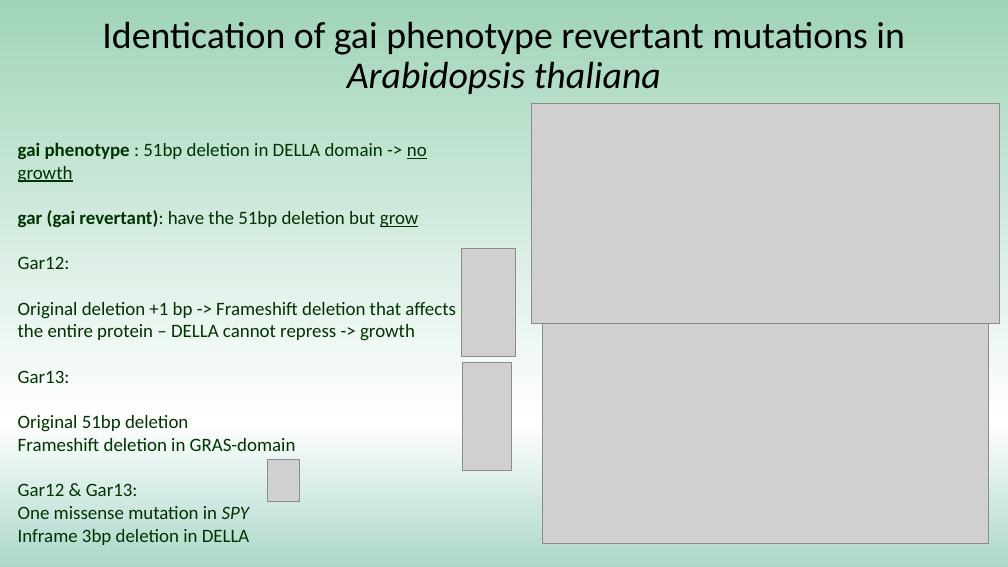
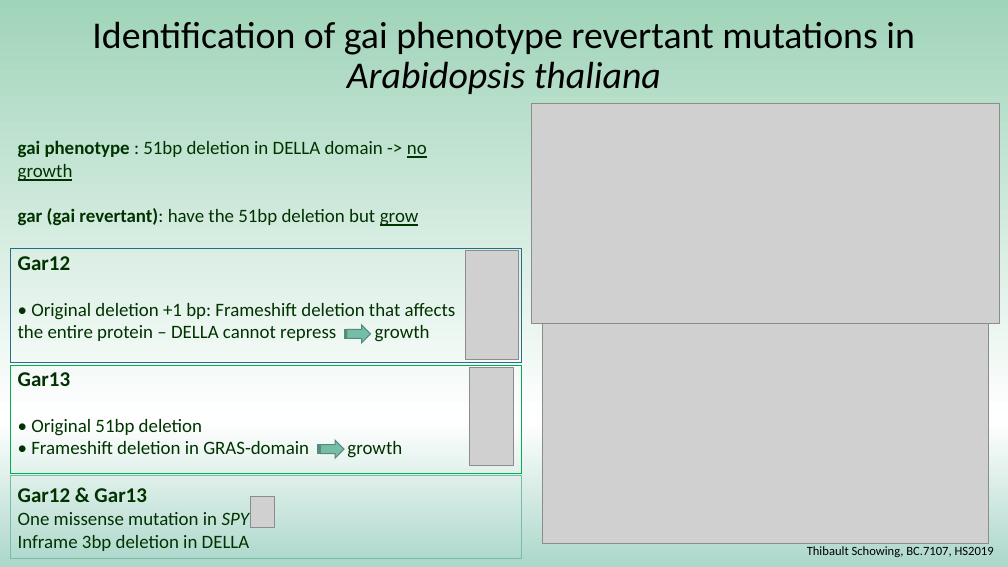
Before and after one commit to ThibaultSchowing/bioinfo_insillico, a slide deck: slide 2 of Presentation/BC7107_Schowing.pptx. Drawn at 1008x567 pixels with LibreOffice and Linux fonts; fonts in the diff are those of the drawing; grey boxes stand for pictures. Boxes give left, top, right and bottom in pixels: in the first picture for what was removed or moved away, otherwise in the second. Text is boxed around its words. In the diff, an @@ line names an element or a change of style, - is before the commit and + after.

```diff
--- a/Presentation/BC7107_Schowing.pptx
+++ b/Presentation/BC7107_Schowing.pptx
@@ title at [92, 21, 915, 94]: text changed @@
-Identication of gai phenotype revertant mutations in Arabidopsis thaliana
+Identification of gai phenotype revertant mutations in Arabidopsis thaliana
@@ rectangle added at [11, 248, 522, 362], outline #266D8A 1 pt @@
@@ text at [18, 256, 456, 502]: text changed @@
-Gar12:
-Original deletion +1 bp -> Frameshift deletion that affects the entire protein – DELLA cannot repress -> growth
-Gar13:
-Original 51bp deletion
-Frameshift deletion in GRAS-domain
-Gar12 & Gar13:
+Gar12
+• Original deletion +1 bp: Frameshift deletion that affects the entire protein – DELLA cannot repress growth
+Gar13
+• Original 51bp deletion
+• Frameshift deletion in GRAS-domain growth
+Gar12 & Gar13
@@ striped right arrow added at [344, 325, 371, 343], fill #75BDA7, outline #578C7C 1 pt @@
@@ rectangle added at [11, 365, 522, 473], outline #00B050 1 pt @@
@@ picture: place and size @@
-picture at [462, 362, 511, 470]
+picture at [470, 368, 513, 465]
@@ striped right arrow added at [318, 440, 344, 458], fill #75BDA7, outline #578C7C 1 pt @@
@@ rectangle added at [11, 475, 522, 558], outline #75BDA7 1 pt @@
@@ picture: place and size @@
-picture at [267, 460, 299, 502]
+picture at [251, 497, 274, 528]
@@ text added at [807, 546, 994, 557], 12 pt, text #000000 @@
+Thibault Schowing, BC.7107, HS2019
```
Also in this commit, not shown: 2 other slides changed, 7 other files.
